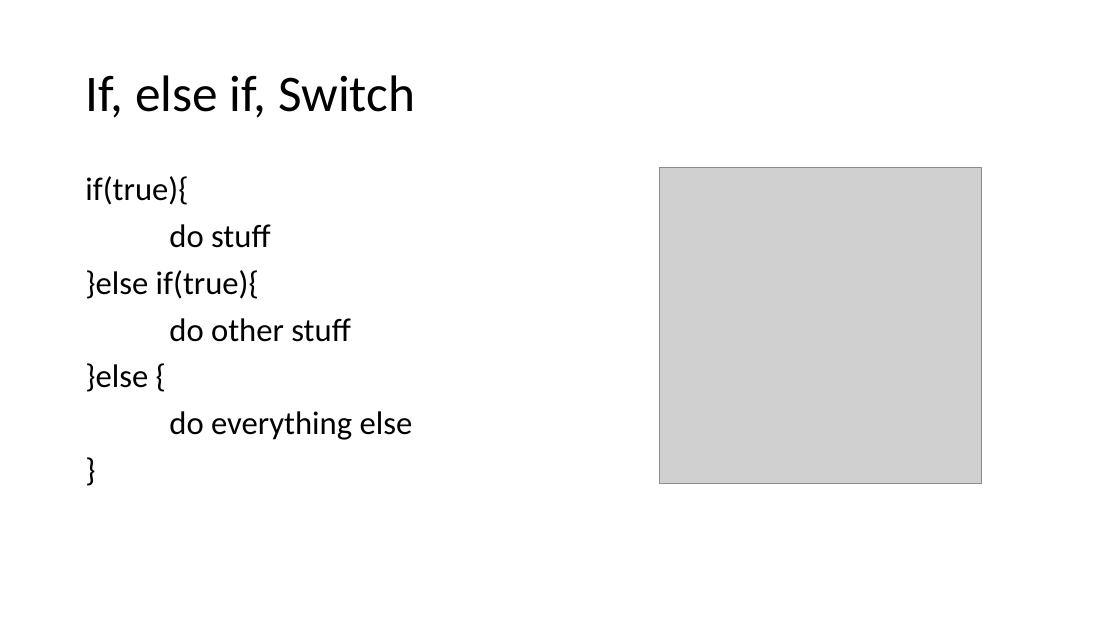
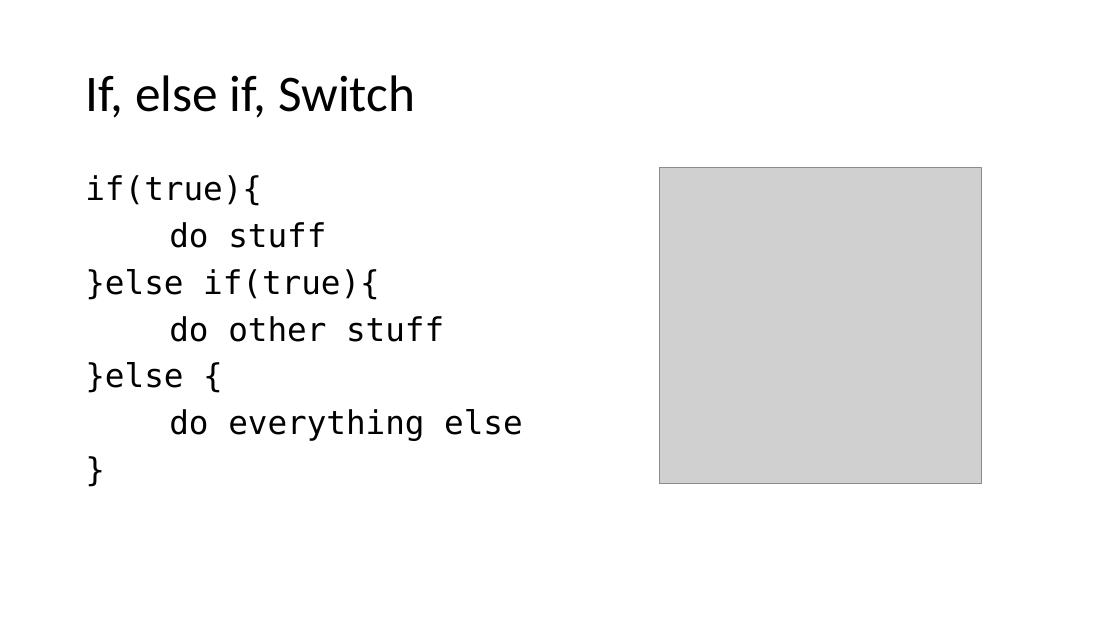
Before and after one commit to martiph/JSTraining_ICT-Campus, a slide deck: slide 10 of JSTraining.pptx. Drawn at 1120x630 pixels with LibreOffice and Linux fonts; fonts in the diff are those of the drawing; grey boxes stand for pictures. Boxes give left, top, right and bottom in pixels: in the first picture for what was removed or moved away, otherwise in the second. Text is boxed around its words. In the diff, an @@ line names an element or a change of style, - is before the commit and + after.

```diff
--- a/JSTraining.pptx
+++ b/JSTraining.pptx
@@ text "if(true){" at (85, 175, 523, 441): font Calibri to DejaVu Sans Mono @@
```
Also in this commit, not shown: 10 other slides changed, 1 slide added, 1 slide removed.
